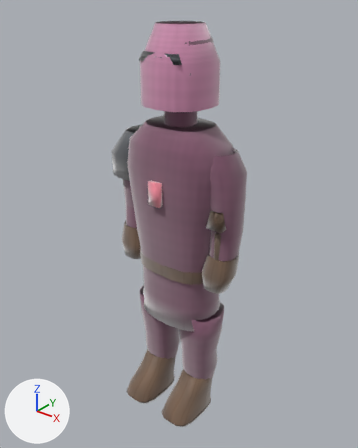
Two versions of the glTF model public/assets/models/characters/slinger.glb, one commit apart.
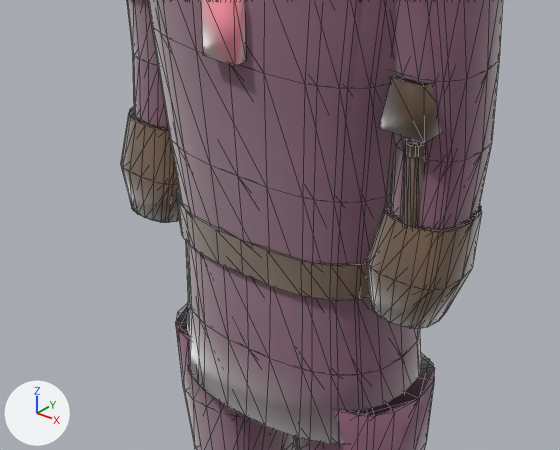
There are two pictures of each version: one whole from a camera (50 mm lens) standing at (1.195, -1.505, 1.854) and looking at (-0.006, -0.004, 0.923), one close up on the part from 23% to 74% of the width and 42% to 74% of the height. Arrows for +X, +Y and +Z are at lower left; the lights stay in place. The first two pictures are the older version. The close-ups show mesh edges as thin lines. Where no turn or scale is listed for an object, it has been applied to the vertices. Vertices at exactly the same position are counted once.

The scene before the commit, as lines of its bpy script (objects in view):
```python
me_lod0_prod_body_010 = bpy.data.meshes.new('LOD0_PROD_body.010')
me_lod0_prod_body_010.from_pydata(...)  # 1026 vertices, 1744 faces; spans x -0.33..0.3, y -0.23..0.14, z 0.01..1.73
# faces by material slot: [1096, 516, 132]
me_lod0_prod_body_010.materials.append(mat_mat_slinger_body)
me_lod0_prod_body_010.materials.append(mat_mat_slinger_leather)
me_lod0_prod_body_010.materials.append(mat_mat_slinger_metal)
me_lod0_prod_weapon_010 = bpy.data.meshes.new('LOD0_PROD_weapon.010')
me_lod0_prod_weapon_010.from_pydata(...)  # 26 vertices, 44 faces; spans x 0.2..0.27, y -0.095..-0.025, z 0.73..1.072
me_lod0_prod_weapon_010.materials.append(mat_mat_slinger_leather)
me_lod1_prod_body_010 = bpy.data.meshes.new('LOD1_PROD_body.010')
me_lod1_prod_body_010.from_pydata(...)  # 612 vertices, 1024 faces; spans x -0.33..0.3, y -0.23..0.14, z 0.01..1.73
# faces by material slot: [928, 96]
me_lod1_prod_body_010.materials.append(mat_mat_slinger_body)
me_lod1_prod_body_010.materials.append(mat_mat_slinger_metal)
me_lod2_prod_body_010 = bpy.data.meshes.new('LOD2_PROD_body.010')
me_lod2_prod_body_010.from_pydata(...)  # 402 vertices, 672 faces; spans x -0.33..0.3, y -0.22..0.14, z 0.01..1.73
me_lod2_prod_body_010.materials.append(mat_mat_slinger_body)
ob_lod0_prod_body = bpy.data.objects.new('LOD0_PROD_body', me_lod0_prod_body_010)
ob_lod0_prod_body.location = (0.0, 0.0, 0.0)
ob_lod0_prod_weapon = bpy.data.objects.new('LOD0_PROD_weapon', me_lod0_prod_weapon_010)
ob_lod0_prod_weapon.location = (0.0, 0.0, 0.0)
ob_lod1_prod_body = bpy.data.objects.new('LOD1_PROD_body', me_lod1_prod_body_010)
ob_lod1_prod_body.location = (0.0, 0.0, 0.0)
ob_lod2_prod_body = bpy.data.objects.new('LOD2_PROD_body', me_lod2_prod_body_010)
ob_lod2_prod_body.location = (0.0, 0.0, 0.0)
```
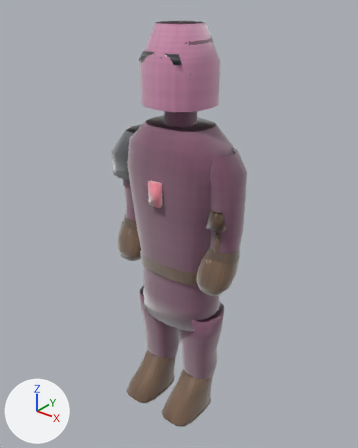
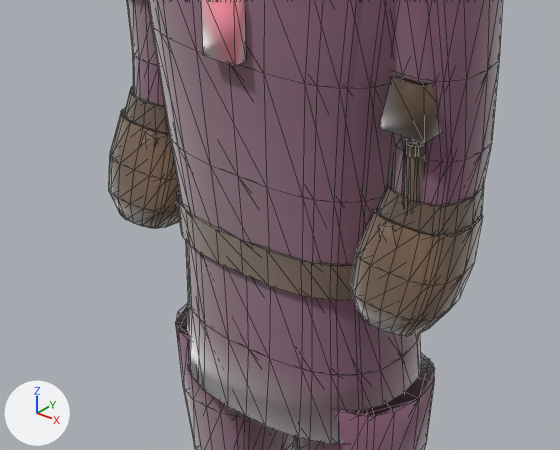
Pixel boxes [x1, y1, x2, y2] of what changed, in the close-ups (560 x 450 px):
'LOD0_PROD_body', reshaped
    before: [121, 0, 503, 450]
    after: [109, 0, 503, 450]
'LOD1_PROD_body', reshaped
    before: [121, 0, 481, 450]
    after: [108, 0, 480, 450]
'LOD2_PROD_body', reshaped
    before: [123, 0, 475, 450]
    after: [111, 0, 475, 450]
part 1 of me_lod0_prod_body_010, added (mostly hidden)
    after: [142, 130, 159, 148]
part 2 of me_lod0_prod_body_010, added (mostly hidden)
    after: [379, 224, 396, 242]
part 3 of me_lod0_prod_body_010, built on
    before: [121, 107, 180, 223]
    after: [109, 86, 181, 229]
part 4 of me_lod0_prod_body_010, built on
    before: [367, 207, 482, 329]
    after: [350, 185, 484, 337]
part 5 of me_lod1_prod_body_010, added
    after: [108, 112, 174, 229]
part 6 of me_lod1_prod_body_010, added
    after: [351, 212, 480, 337]
part 7 of me_lod1_prod_body_010, built on
    before: [121, 109, 481, 329]
    after: [124, 89, 478, 236]
part 8 of me_lod2_prod_body_010, added
    after: [111, 117, 168, 228]
part 9 of me_lod2_prod_body_010, added
    after: [355, 215, 473, 336]
part 10 of me_lod2_prod_body_010, built on
    before: [123, 113, 475, 329]
    after: [126, 92, 475, 235]

The change in detail:
me_lod0_prod_body_010 is used by ob_lod0_prod_body; location (0.0, 0.0, 0.0).
me_lod0_prod_body_010 had 1026 vertices, 1744 faces and spanned x -0.33..0.3, y -0.23..0.14, z 0.01..1.73.
me_lod0_prod_body_010 now has 1126 vertices, 1880 faces and spans x -0.33..0.31, y -0.23..0.14, z 0.01..1.73.
me_lod0_prod_body_010 part 1: the loose piece of 8 vertices spanning x -0.03..0.03, y -0.17..-0.15, z 1.07..1.16 is copied, and the copy is scaled about its middle by (0.453, 1.47, 0.595), then moved by (-0.22, 0.09, -0.28), in mat_mat_slinger_leather; it spans x -0.24..-0.2, y -0.09..-0.06, z 0.8..0.86.
me_lod0_prod_body_010 part 2: the loose piece of 8 vertices spanning x -0.03..0.03, y -0.17..-0.15, z 1.07..1.16 is copied, and the copy is scaled about its middle by (0.453, 1.47, 0.595), then moved by (0.22, 0.09, -0.28), in mat_mat_slinger_leather; it spans x 0.2..0.24, y -0.09..-0.06, z 0.8..0.86.
me_lod0_prod_body_010 part 3: 3 vertices moved from x -0.29..-0.17, y -0.05..-0.02, z 0.72..0.86 to x -0.29..-0.17, y -0.08..-0.02, z 0.72..0.86; 35 vertices removed from x -0.3..-0.16, y -0.09..0.04, z 0.72..0.86; 77 vertices added at x -0.31..-0.15, y -0.12..0.05, z 0.72..0.9.
me_lod0_prod_body_010 part 4: 3 vertices moved from x 0.17..0.29, y -0.05..-0.02, z 0.72..0.86 to x 0.17..0.29, y -0.08..-0.02, z 0.72..0.86; 35 vertices removed from x 0.16..0.3, y -0.09..0.04, z 0.72..0.86; 77 vertices added at x 0.15..0.31, y -0.12..0.05, z 0.72..0.9.
me_lod1_prod_body_010 is used by ob_lod1_prod_body; location (0.0, 0.0, 0.0).
me_lod1_prod_body_010 had 612 vertices, 1024 faces and spanned x -0.33..0.3, y -0.23..0.14, z 0.01..1.73.
me_lod1_prod_body_010 now has 660 vertices, 1088 faces and spans x -0.33..0.31, y -0.23..0.14, z 0.01..1.73.
me_lod1_prod_body_010 part 5: a new loose piece of 33 vertices spanning x -0.31..-0.15, y -0.12..0.03, z 0.72..0.86, in mat_mat_slinger_body.
me_lod1_prod_body_010 part 6: a new loose piece of 33 vertices spanning x 0.15..0.31, y -0.12..0.03, z 0.72..0.86, in mat_mat_slinger_body.
Part 7, on me_lod1_prod_body_010:
40 vertices are removed from x -0.3..0.3, y -0.09..0.02, z 0.72..0.86.
80 faces are deleted.
6 vertices move within x -0.23..0.23, y -0.02..0.04, z 0.86.
16 vertices are added at x -0.29..0.29, y -0.08..0.03, z 0.86..0.9.
6 new vertices lie (0.0, 0.01, 0.04) away from vertices in x -0.28..0.28, y -0.02..0.04, z 0.86.
32 new faces join them, mat_mat_slinger_body.
me_lod2_prod_body_010 is used by ob_lod2_prod_body; location (0.0, 0.0, 0.0).
me_lod2_prod_body_010 had 402 vertices, 672 faces and spanned x -0.33..0.3, y -0.22..0.14, z 0.01..1.73.
me_lod2_prod_body_010 now has 438 vertices, 720 faces and spans x -0.33..0.31, y -0.22..0.14, z 0.01..1.73.
me_lod2_prod_body_010 part 8: a new loose piece of 25 vertices spanning x -0.31..-0.15, y -0.12..0.02, z 0.72..0.86, in mat_mat_slinger_body.
me_lod2_prod_body_010 part 9: a new loose piece of 25 vertices spanning x 0.15..0.31, y -0.12..0.02, z 0.72..0.86, in mat_mat_slinger_body.
Part 10, on me_lod2_prod_body_010:
34 vertices are removed from x -0.3..0.3, y -0.09..0.04, z 0.72..0.86.
60 faces are deleted.
2 vertices move within x -0.17..0.17, y -0.02, z 0.86.
20 vertices are added at x -0.29..0.29, y -0.08..0.04, z 0.86..0.9.
24 new faces join them.
